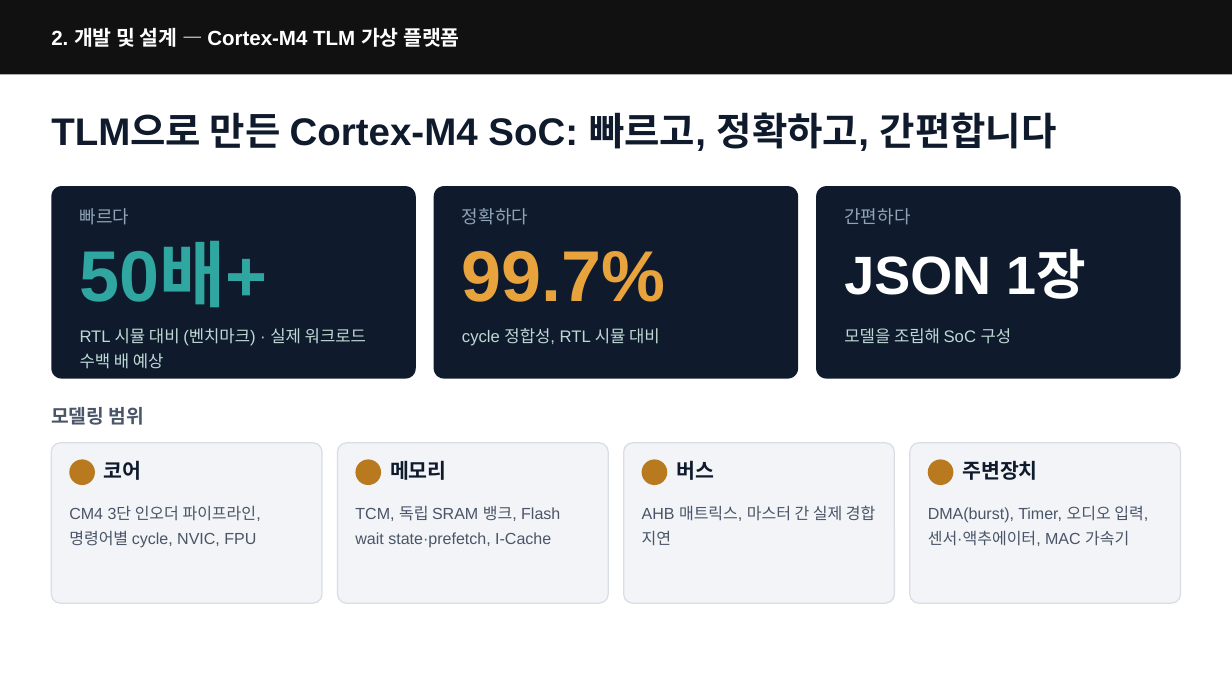
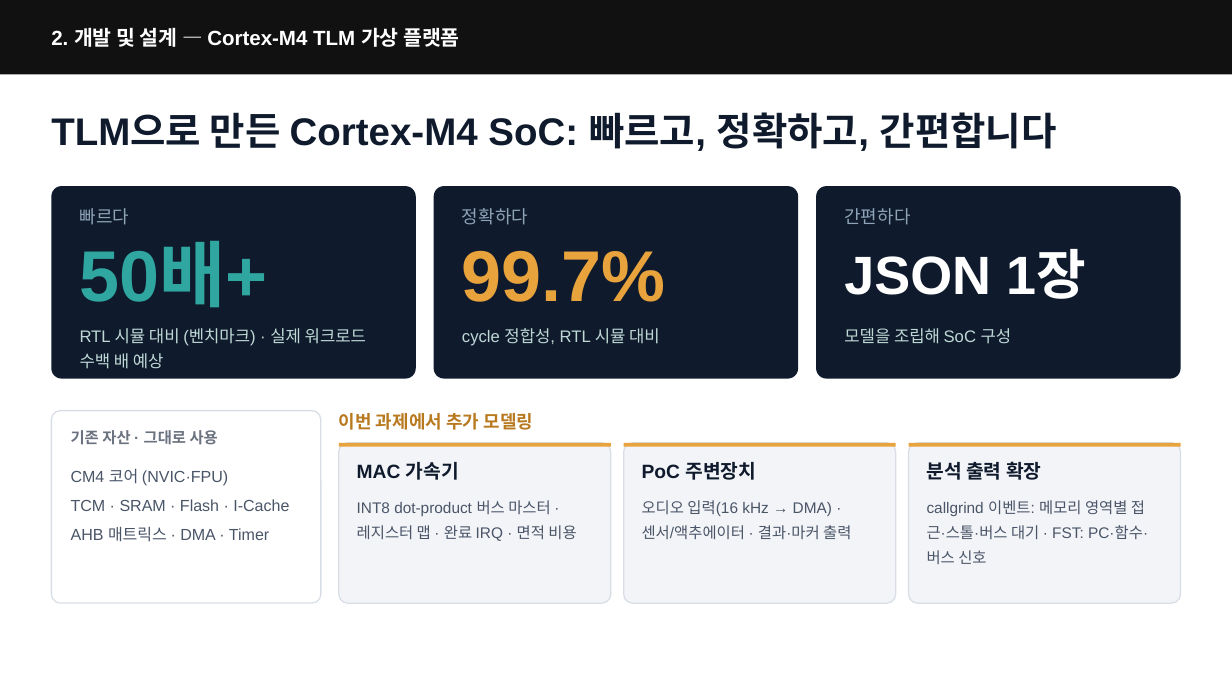
Before and after one commit to tdjung/co_opt_example, a slide deck: slide 5 of docs/presentation/deck_basic_fonts.pptx. Drawn at 1232x693 pixels with LibreOffice and Linux fonts; fonts in the diff are those of the drawing. Boxes give left, top, right and bottom in pixels: in the first picture for what was removed or moved away, otherwise in the second. Text is boxed around its words. In the diff, an @@ line names an element or a change of style, - is before the commit and + after.

```diff
--- a/docs/presentation/deck_basic_fonts.pptx
+++ b/docs/presentation/deck_basic_fonts.pptx
@@ text removed at [51,407,144,425] @@
-모델링 범위
@@ rounded rectangle: place and size @@
-rounded rectangle at [52,443,323,604]
+rounded rectangle at [52,410,322,603]
@@ rounded rectangle at [52,410,322,603]: fill #F2F4F7 to #FFFFFF; proportions changed @@
@@ text added at [339,413,534,430], 14 pt, text #B8791F, bold @@
+이번 과제에서 추가 모델링
@@ text added at [71,430,218,445], 12 pt, text #6B7280, bold @@
+기존 자산 · 그대로 사용
@@ rectangle added at [339,443,611,446], fill #E8A33D @@
@@ rectangle added at [624,443,896,446], fill #E8A33D @@
@@ rectangle added at [909,443,1180,446], fill #E8A33D @@
@@ ellipse removed at [69,459,95,485] @@
@@ text added at [71,468,289,542], 12.5 pt, text #4A5568 @@
+CM4 코어 (NVIC·FPU)
+TCM · SRAM · Flash · I-Cache
+AHB 매트릭스 · DMA · Timer
@@ text removed at [104,460,142,480] @@
-코어
@@ ellipse removed at [356,459,382,485] @@
@@ text added at [357,462,459,480], 15 pt, text #0F1B2D, bold @@
+MAC 가속기
@@ text removed at [390,460,447,480] @@
-메모리
@@ ellipse removed at [641,459,667,485] @@
@@ text at [642,462,756,480]: text changed; size 16 to 15 pt @@
-주변장치
+PoC 주변장치
@@ text removed at [676,460,714,480] @@
-버스
@@ text added at [927,461,1041,480], 15 pt, text #0F1B2D, bold @@
+분석 출력 확장
@@ ellipse removed at [928,459,954,485] @@
@@ text removed at [69,505,261,548] @@
-CM4 3단 인오더 파이프라인, 명령어별 cycle, NVIC, FPU
@@ text at [357,500,576,541]: text changed; size 12.5 to 12 pt @@
-TCM, 독립 SRAM 뱅크, Flash wait state·prefetch, I-Cache
+INT8 dot-product 버스 마스터 · 레지스터 맵 · 완료 IRQ · 면적 비용
@@ text at [642,500,851,539]: text changed; size 12.5 to 12 pt @@
-AHB 매트릭스, 마스터 간 실제 경합 지연
+오디오 입력(16 kHz → DMA) · 센서/액추에이터 · 결과·마커 출력
@@ text at [927,500,1148,564]: text changed; size 12.5 to 12 pt @@
-DMA(burst), Timer, 오디오 입력, 센서·액추에이터, MAC 가속기
+callgrind 이벤트: 메모리 영역별 접근·스톨·버스 대기 · FST: PC·함수·버스 신호
```
Also in this commit, not shown: 5 other files.
